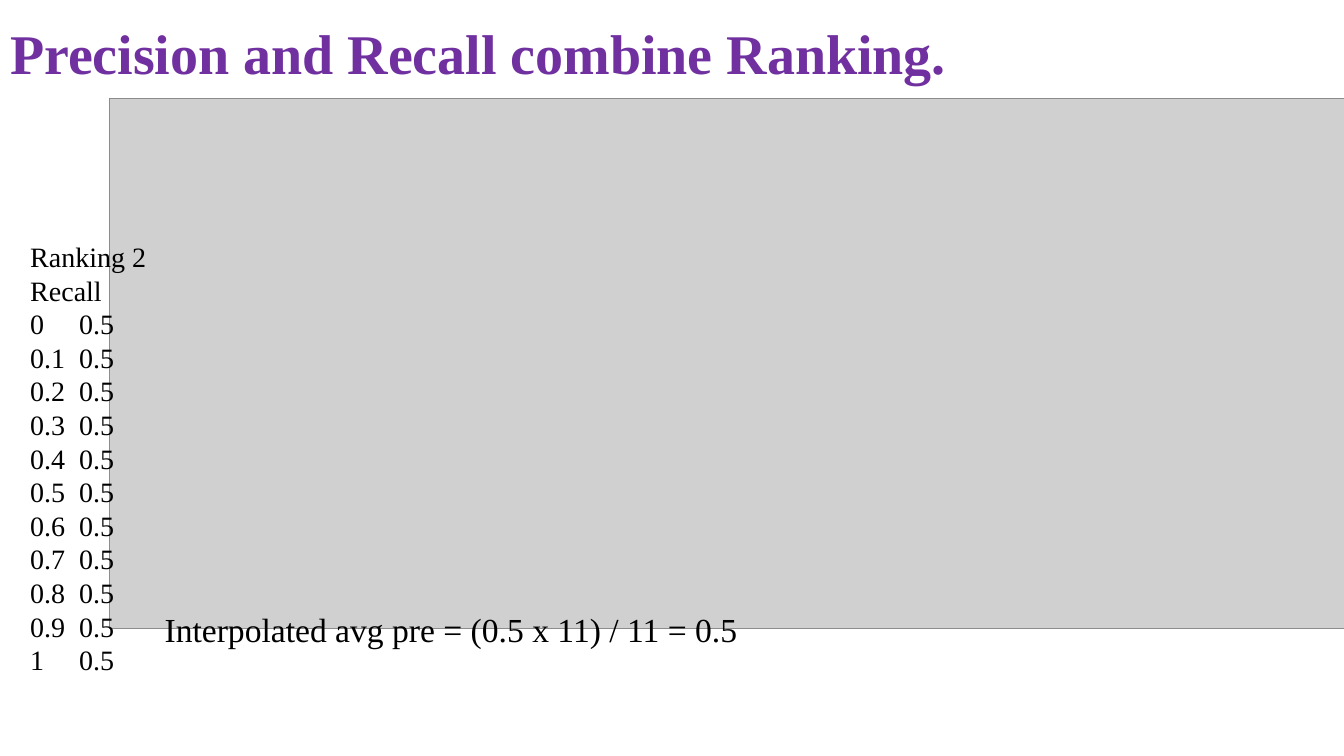
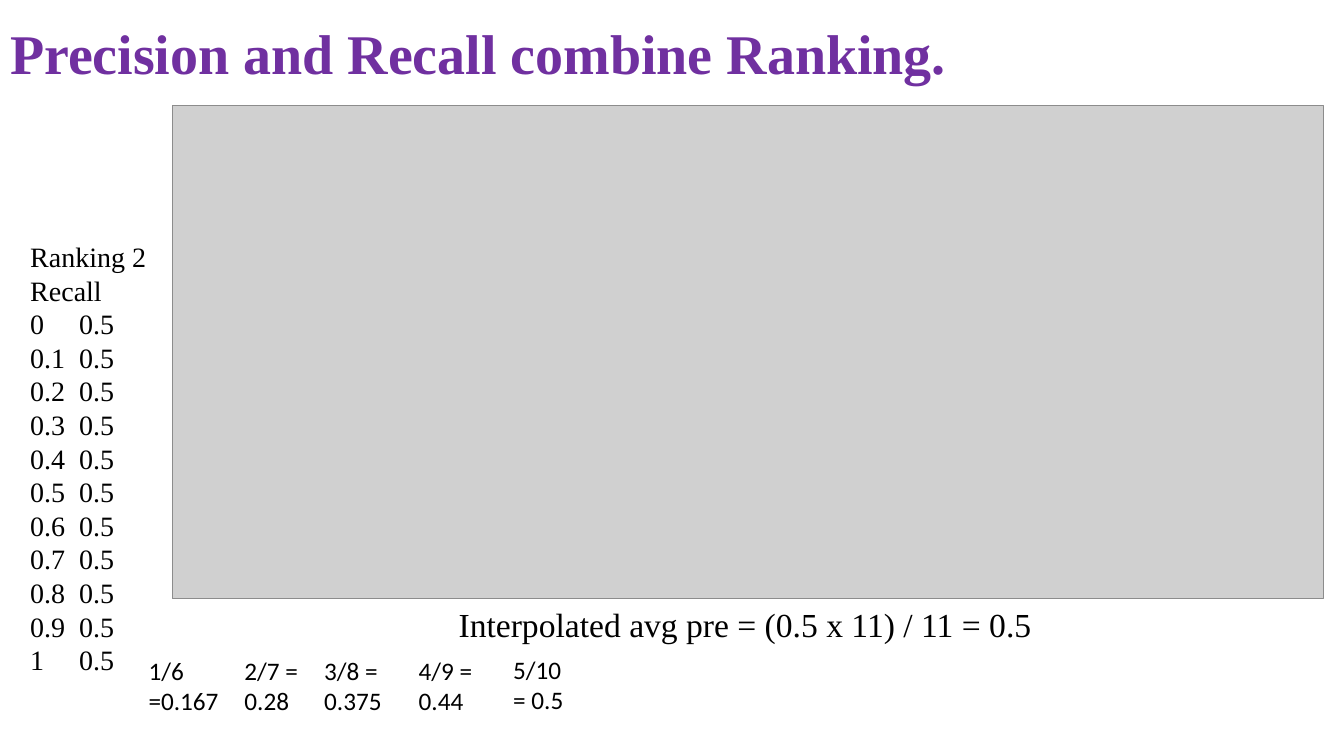
Before and after one commit to NghiLamPhuc/NLP., a slide deck: slide 12 of IR/Presentation1.pptx (slide 11 before the commit). Drawn at 1344x756 pixels with LibreOffice and Linux fonts; fonts in the diff are those of the drawing; grey boxes stand for pictures. Boxes give left, top, right and bottom in pixels: in the first picture for what was removed or moved away, otherwise in the second. Text is boxed around its words. In the diff, an @@ line names an element or a change of style, - is before the commit and + after.

```diff
--- a/IR/Presentation1.pptx
+++ b/IR/Presentation1.pptx
@@ picture: place and size @@
-picture at [110,99,1344,629]
+picture at [172,106,1324,599]
@@ text "Interpolated avg pre = (0.5 ...": place and size @@
-text "Interpolated avg pre = (0.5 ..." at [165,618,737,648]
+text "Interpolated avg pre = (0.5 ..." at [459,613,1031,643]
@@ text added at [149,662,219,710], 18 pt, text #000000 @@
+1/6 =0.167
@@ text added at [244,662,289,711], 18 pt, text #000000 @@
+2/7 =
+0.28
@@ text added at [324,662,381,710], 18 pt, text #000000 @@
+3/8 =
+0.375
@@ text added at [419,662,464,710], 18 pt, text #000000 @@
+4/9 =
+0.44
@@ text added at [513,661,563,709], 18 pt, text #000000 @@
+5/10 = 0.5
```
Also in this commit, not shown: 4 other slides changed, 1 slide added.
